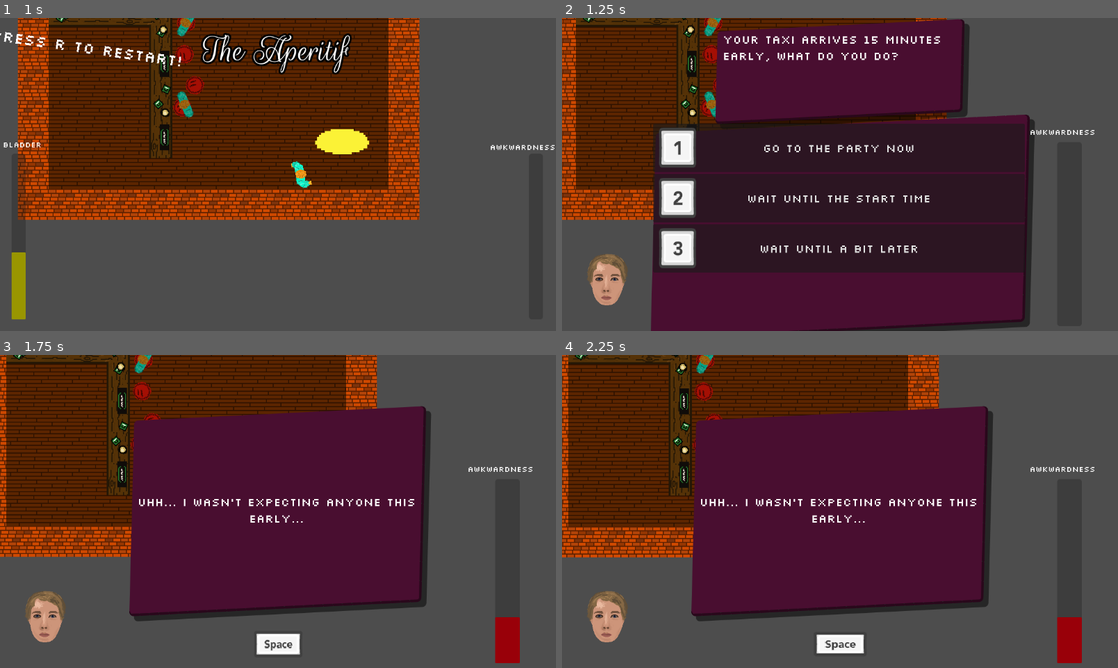
Above: before the commit, frames 1-4 (two rows, left to right).
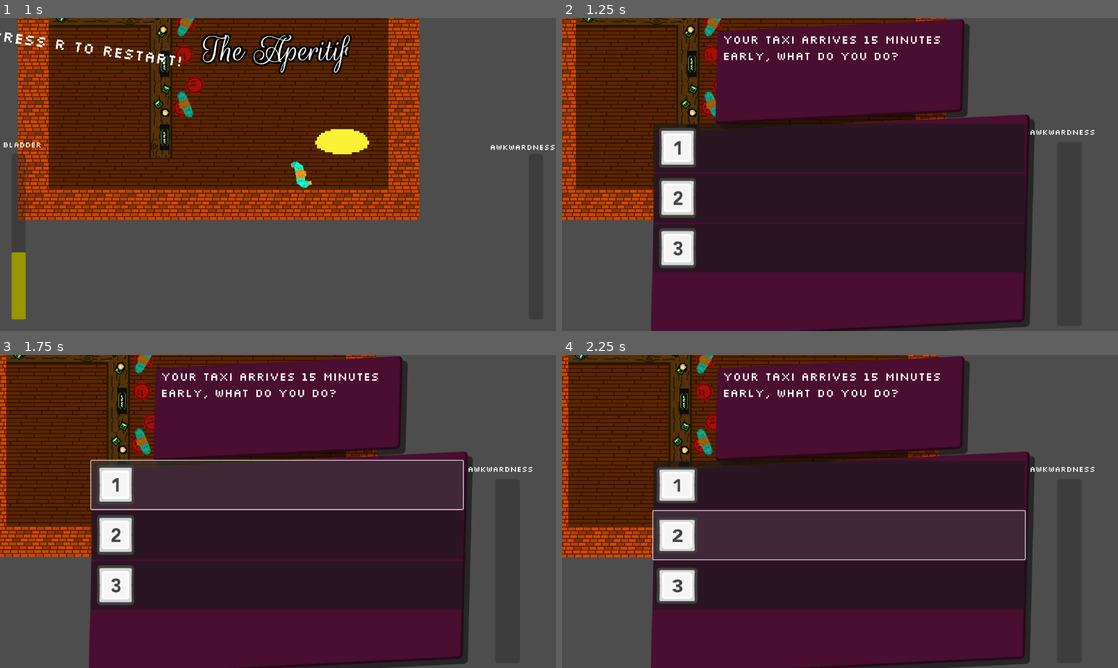
Above: after the commit, the same moments.

Repository: Jibby-Games/PizzaJam11
Game: Godot game, scene res://menu/intro.tscn
The game is run twice, just before and just after one commit, with the same random seed, the same clock (stepped at 60 frames per second) and the same inputs.
Inputs (mouse positions are in pixels of both pictures, inside the frame that each line leads up to):
- Up to frame 1 (1 s): tap Enter (ui_accept) at 0.5, 0.77 s; move the mouse to (400, 158) at 0.52 s; press the mouse at (400, 158) at 0.53 s; hold D (right) from 0.53 s (still down)
- Up to frame 2 (1.25 s): keep holding D (right)
- Up to frame 3 (1.75 s): release D (right) at 1.25 s; release the mouse at (400, 495) at 1.25 s; click (278, 486) at 1.25 s
- Up to frame 4 (2.25 s): click (840, 536) at 2.02 s

Frame 1 is identical in both runs. In frame 2, 1.6% of the frame differs, in the area x 4-67%, y 40-92%; in frame 3, 55%, in the area x 4-94%, y 0-100%; in frame 4, 55%.
Error before the commit: Attempt to call function 'set_sweat_level' in base 'null instance' on a null instance. (res://ui/dialogue_system.gd:82)
Error after the commit: Invalid access to property or key 'playertalk_1' on a base object of type 'Resource (AwkwardScenarioData)'. (res://ui/dialogue_system.gd:39)

Commit message:
Reworking QT dialogue

Diff:
--- a/awkward_scenarios/awkward_scenario_data.gd
+++ b/awkward_scenarios/awkward_scenario_data.gd
@@ -6,44 +6,50 @@
 @export var playertalk_scenario: bool
 ## Toggle if the NPC is talking during the scenario being presented
 @export var npctalk_scenario: bool
-## The animation to use for the NPC animation
+## The animation to use for the NPC animation during the scenario being presented
 ## One of:
 ##  - girl0
 ##  - girl0_grimace
 @export var npc_animation: String
+## The animation to use for the player animation during the scenario being presented
+@export var player_animation: String
 
 ### CHOICE 1
 ## Player choice 1
-@export var choice1: String
+@export var choice_1: String
 ## Response to player choice 1
-@export var response1: String
+@export var response_1: String
 ## Awkwardness for choice 1
-@export var awkardness1: int
+@export var awkardness_1: int
 ## Toggles player speaking animation for choice 1 response
-@export var playertalk1: bool
+@export var player_talk1: bool
+## Set the player animation for choice 1 response
+@export var player_animation_1: String
 ## Toggles NPC speaking animation for choice 1 response
-@export var npctalk1: bool
+@export var npc_talk_1: bool
+## Set the npc animation for choice 1 response
+@export var npc_animation_1: String
 
 ### CHOICE 2
 ## Player choice 2
-@export var choice2: String
+@export var choice_2: String
 ## Response to player choice 2
-@export var response2: String
+@export var response_2: String
 ## Awkwardness for choice 2
-@export var awkardness2: int
+@export var awkardness_2: int
 ## Toggles player speaking animation for choice 2 response
-@export var playertalk2: bool
+@export var player_talk_2: bool
 ## Toggles NPC speaking animation for choice 2 response
-@export var npctalk2: bool
+@export var npc_talk_2: bool
 
 ### CHOICE 3
 ## Player choice 3
-@export var choice3: String
+@export var choice_3: String
 ## Response to player choice 3
-@export var response3: String
+@export var response_3: String
 ## Awkwardness for choice 3
-@export var awkardness3: int
+@export var awkardness_3: int
 ## Toggles player speaking animation for choice 3 response
-@export var playertalk3: bool
+@export var playertalk_3: bool
 ## Toggles NPC speaking animation for choice 3 response
-@export var npctalk3: bool
+@export var npctalk_3: bool
--- a/levels/PartyGame/arrival.tscn
+++ b/levels/PartyGame/arrival.tscn
@@ -13,21 +13,24 @@
 playertalk_scenario = false
 npctalk_scenario = true
 npc_animation = "girl0_grimace"
-choice1 = "Uhh, oh yeah... here's the cash"
-response1 = "Thanks, but some advice for you: maybe next time pay up on your own yeah? You're a big boy, you should know this."
-awkardness1 = 25
-playertalk1 = true
-npctalk1 = false
-choice2 = "*Pretend you didnt hear him and start walking*"
-response2 = "Hey! Get back here! Fucking kids these days..."
-awkardness2 = 25
-playertalk2 = true
-npctalk2 = false
-choice3 = "*Short-change the driver*"
-response3 = "Thanks, man... Hey wait a minute, this isn't right, where's the rest?"
-awkardness3 = 25
-playertalk3 = true
-npctalk3 = false
+player_animation = "player_talking"
+choice_1 = ""
+response_1 = ""
+awkardness_1 = 0
+player_talk1 = false
+player_animation_1 = ""
+npc_talk_1 = false
+npc_animation_1 = ""
+choice_2 = ""
+response_2 = ""
+awkardness_2 = 0
+player_talk_2 = false
+npc_talk_2 = false
+choice_3 = ""
+response_3 = ""
+awkardness_3 = 0
+playertalk_3 = false
+npctalk_3 = false
 
 [sub_resource type="RectangleShape2D" id="RectangleShape2D_tp6sg"]
 size = Vector2(180, 19)
--- /dev/null
+++ b/sprites/head_animations.tres
@@ -0,0 +1,44 @@
+[gd_resource type="SpriteFrames" load_steps=7 format=3 uid="uid://dk1i0rs5tt3g7"]
+
+[ext_resource type="Texture2D" uid="uid://d1v0yb6tpdles" path="res://sprites/girl0_0.png" id="1_htv8d"]
+[ext_resource type="Texture2D" uid="uid://dgafsdfj20qff" path="res://sprites/girl0_1.png" id="2_b8321"]
+[ext_resource type="Texture2D" uid="uid://cyuycqyi7q1og" path="res://sprites/girl0_2.png" id="3_reyu8"]
+[ext_resource type="Texture2D" uid="uid://brkqjypq7j1aj" path="res://sprites/girl0_3.png" id="4_ecv8y"]
+[ext_resource type="Texture2D" uid="uid://dqbv3dur0rt3w" path="res://player/player_face_0.png" id="5_rx26x"]
+[ext_resource type="Texture2D" uid="uid://depkm0ktqcxby" path="res://player/player_face_1.png" id="6_ibs30"]
+
+[resource]
+animations = [{
+"frames": [{
+"duration": 1.0,
+"texture": ExtResource("1_htv8d")
+}, {
+"duration": 1.0,
+"texture": ExtResource("2_b8321")
+}],
+"loop": true,
+"name": &"girl0",
+"speed": 6.0
+}, {
+"frames": [{
+"duration": 1.0,
+"texture": ExtResource("3_reyu8")
+}, {
+"duration": 1.0,
+"texture": ExtResource("4_ecv8y")
+}],
+"loop": true,
+"name": &"girl0_grimace",
+"speed": 5.0
+}, {
+"frames": [{
+"duration": 1.0,
+"texture": ExtResource("5_rx26x")
+}, {
+"duration": 1.0,
+"texture": ExtResource("6_ibs30")
+}],
+"loop": true,
+"name": &"player_talking",
+"speed": 5.0
+}]
--- a/ui/awkward_event_system.tscn
+++ b/ui/awkward_event_system.tscn
@@ -1,16 +1,11 @@
-[gd_scene load_steps=23 format=3 uid="uid://c6me0dm3h5rxw"]
+[gd_scene load_steps=16 format=3 uid="uid://c6me0dm3h5rxw"]
 
 [ext_resource type="Script" path="res://ui/dialogue_system.gd" id="1_najch"]
 [ext_resource type="Texture2D" uid="uid://dp376hj3120b1" path="res://ui/input_icons/Keyboard & Mouse/Light/1_Key_Light.png" id="2_xkfl5"]
 [ext_resource type="Texture2D" uid="uid://ca64n3ixptu38" path="res://ui/input_icons/Keyboard & Mouse/Light/2_Key_Light.png" id="3_aiikn"]
 [ext_resource type="PackedScene" uid="uid://djhxxe3l7jouo" path="res://ui/input_prompt.tscn" id="3_m2sxk"]
 [ext_resource type="Texture2D" uid="uid://c28st88ofekt7" path="res://ui/input_icons/Keyboard & Mouse/Light/3_Key_Light.png" id="4_3i4ei"]
-[ext_resource type="Texture2D" uid="uid://dqbv3dur0rt3w" path="res://player/player_face_0.png" id="6_6ucun"]
-[ext_resource type="Texture2D" uid="uid://depkm0ktqcxby" path="res://player/player_face_1.png" id="7_i31uv"]
-[ext_resource type="Texture2D" uid="uid://d1v0yb6tpdles" path="res://sprites/girl0_0.png" id="8_de16h"]
-[ext_resource type="Texture2D" uid="uid://dgafsdfj20qff" path="res://sprites/girl0_1.png" id="9_43kb8"]
-[ext_resource type="Texture2D" uid="uid://cyuycqyi7q1og" path="res://sprites/girl0_2.png" id="10_hbu36"]
-[ext_resource type="Texture2D" uid="uid://brkqjypq7j1aj" path="res://sprites/girl0_3.png" id="11_uvtfm"]
+[ext_resource type="PackedScene" uid="uid://cxjf6gxc1r7ay" path="res://ui/person_portait.tscn" id="6_eyki4"]
 
 [sub_resource type="InputEventKey" id="InputEventKey_xwlfb"]
 device = -1
@@ -48,56 +43,6 @@
 corner_radius_top_right = 2
 corner_radius_bottom_right = 2
 corner_radius_bottom_left = 2
-
-[sub_resource type="SpriteFrames" id="SpriteFrames_s25sw"]
-animations = [{
-"frames": [{
-"duration": 1.0,
-"texture": ExtResource("6_6ucun")
-}, {
-"duration": 1.0,
-"texture": ExtResource("7_i31uv")
-}],
-"loop": true,
-"name": &"talking",
-"speed": 4.0
-}]
-
-[sub_resource type="SpriteFrames" id="SpriteFrames_xam4r"]
-animations = [{
-"frames": [{
-"duration": 1.0,
-"texture": ExtResource("8_de16h")
-}, {
-"duration": 1.0,
-"texture": ExtResource("9_43kb8")
-}],
-"loop": true,
-"name": &"girl0",
-"speed": 6.0
-}, {
-"frames": [{
-"duration": 1.0,
-"texture": ExtResource("10_hbu36")
-}, {
-"duration": 1.0,
-"texture": ExtResource("11_uvtfm")
-}],
-"loop": true,
-"name": &"girl0_grimace",
-"speed": 5.0
-}, {
-"frames": [{
-"duration": 1.0,
-"texture": ExtResource("6_6ucun")
-}, {
-"duration": 1.0,
-"texture": ExtResource("7_i31uv")
-}],
-"loop": true,
-"name": &"player",
-"speed": 5.0
-}]
 
 [node name="AwkwardEventSystem" type="Control"]
 layout_mode = 3
@@ -296,18 +241,19 @@
 offset_top = -100.0
 offset_bottom = 0.0
 
-[node name="PlayerHead" type="AnimatedSprite2D" parent="."]
-position = Vector2(96, 548)
-sprite_frames = SubResource("SpriteFrames_s25sw")
-animation = &"talking"
-frame_progress = 0.14114
-
-[node name="NPCHead" type="AnimatedSprite2D" parent="."]
-position = Vector2(1056, 96)
-scale = Vector2(1.25, 1.25)
-sprite_frames = SubResource("SpriteFrames_xam4r")
-animation = &"girl0"
-frame_progress = 0.182694
+[node name="PlayerPortrait" parent="." instance=ExtResource("6_eyki4")]
+layout_mode = 0
+offset_left = 32.0
+offset_top = 488.0
+offset_right = 160.0
+offset_bottom = 616.0
+
+[node name="NPCPortrait" parent="." instance=ExtResource("6_eyki4")]
+layout_mode = 0
+offset_left = 992.0
+offset_top = 28.0
+offset_right = 1120.0
+offset_bottom = 156.0
 
 [connection signal="pressed" from="ChoiceScreen/DialogueChoices/VBoxContainer/ChoiceButton1" to="." method="_on_choice_button_1_pressed"]
 [connection signal="pressed" from="ChoiceScreen/DialogueChoices/VBoxContainer/ChoiceButton2" to="." method="_on_choice_button_2_pressed"]
--- a/ui/dialogue_system.gd
+++ b/ui/dialogue_system.gd
@@ -11,22 +11,23 @@
 	self.show()
 	current_event = event_data
 	%StoryText.text = current_event.event_text
-	%ChoiceButton1.text = current_event.choice1
-	%ChoiceButton2.text = current_event.choice2
-	%ChoiceButton3.text = current_event.choice3
+	%ChoiceButton1.text = current_event.choice_1
+	%ChoiceButton2.text = current_event.choice_2
+	%ChoiceButton3.text = current_event.choice_3
 	$ChoiceScreen.show()
 	$ResponseScreen.hide()
 
+	$PlayerPortrait/Head.animation = current_event.player_animation
 	if current_event.playertalk_scenario:
-		$PlayerHead.play()
+		$PlayerPortrait/Head.play()
 	else:
-		$PlayerHead.stop()
+		$PlayerPortrait/Head.stop()
 
-	$NPCHead.animation = current_event.npc_animation
+	$NPCPortrait/Head.animation = current_event.npc_animation
 	if current_event.npctalk_scenario:
-		$NPCHead.play()
+		$NPCPortrait/Head.play()
 	else:
-		$NPCHead.stop()
+		$NPCPortrait/Head.stop()
 
 func _input(event: InputEvent) -> void:
 	if wait_for_accept and event.is_action_pressed("ui_accept"):
@@ -35,16 +36,16 @@
 		wait_for_accept = false
 
 func _on_choice_button_1_pressed() -> void:
-	show_response(current_event.response1, current_event.playertalk1, current_event.npctalk1)
-	add_awkwardness(current_event.awkardness1)
+	show_response(current_event.response_1, current_event.playertalk_1, current_event.npctalk_1)
+	add_awkwardness(current_event.awkardness_1)
 
 func _on_choice_button_2_pressed() -> void:
-	show_response(current_event.response2, current_event.playertalk2, current_event.npctalk2)
-	add_awkwardness(current_event.awkardness2)
+	show_response(current_event.response_2, current_event.playertalk_2, current_event.npctalk_2)
+	add_awkwardness(current_event.awkardness_2)
 
 func _on_choice_button_3_pressed() -> void:
-	show_response(current_event.response3, current_event.playertalk3, current_event.npctalk3)
-	add_awkwardness(current_event.awkardness3)
+	show_response(current_event.response_3, current_event.playertalk_3, current_event.npctalk_3)
+	add_awkwardness(current_event.awkardness_3)
 
 func show_response(
 	value: String,
@@ -58,20 +59,20 @@
 	$ResponseScreen.show()
 
 	if player_animation != "":
-		$PlayerHead.animation = player_animation
+		$PlayerPortrait/Head.animation = player_animation
 
 	if npc_animation != "":
-		$NPCHead.animation = npc_animation
+		$NPCPortrait/Head.animation = npc_animation
 
 	if player_talks:
-		$PlayerHead.play()
+		$PlayerPortrait/Head.play()
 	else:
-		$PlayerHead.stop()
+		$PlayerPortrait/Head.stop()
 
 	if npc_talks:
-		$NPCHead.play()
+		$NPCPortrait/Head.play()
 	else:
-		$NPCHead.stop()
+		$NPCPortrait/Head.stop()
 
 	wait_for_accept = true
 
--- a/ui/person_portait.tscn
+++ b/ui/person_portait.tscn
@@ -1,61 +1,13 @@
-[gd_scene load_steps=4 format=3 uid="uid://cxjf6gxc1r7ay"]
+[gd_scene load_steps=2 format=3 uid="uid://cxjf6gxc1r7ay"]
 
-[ext_resource type="Texture2D" uid="uid://dqbv3dur0rt3w" path="res://player/player_face_0.png" id="1_g8rx2"]
-[ext_resource type="Texture2D" uid="uid://depkm0ktqcxby" path="res://player/player_face_1.png" id="2_gbmm3"]
-
-[sub_resource type="SpriteFrames" id="SpriteFrames_l026j"]
-animations = [{
-"frames": [{
-"duration": 1.0,
-"texture": ExtResource("1_g8rx2")
-}, {
-"duration": 1.0,
-"texture": ExtResource("2_gbmm3")
-}],
-"loop": true,
-"name": &"default",
-"speed": 5.0
-}]
-
-[sub_resource type="Curve" id="Curve_w8lqy"]
-_data = [Vector2(0, 1), 0.0, 0.0, 0, 0, Vector2(1, 0), 0.0, 0.0, 0, 0]
-point_count = 2
-
-[sub_resource type="CurveTexture" id="CurveTexture_xxrvy"]
-curve = SubResource("Curve_w8lqy")
-
-[sub_resource type="Curve" id="Curve_x4wme"]
-_data = [Vector2(0, 0), 0.0, 0.0, 0, 0, Vector2(0.5, 1), 0.0, 0.0, 0, 0, Vector2(1, 0), 0.0, 0.0, 0, 0]
-point_count = 3
-
-[sub_resource type="CurveTexture" id="CurveTexture_yqbc7"]
-curve = SubResource("Curve_x4wme")
-
-[sub_resource type="ParticleProcessMaterial" id="ParticleProcessMaterial_ntlod"]
-lifetime_randomness = 0.5
-particle_flag_rotate_y = true
-particle_flag_disable_z = true
-emission_shape_scale = Vector3(2, 1, 1)
-emission_shape = 1
-emission_sphere_radius = 32.0
-angle_min = -720.0
-angle_max = 720.0
-direction = Vector3(0, 1, 0)
-spread = 0.0
-initial_velocity_min = 10.0
-initial_velocity_max = 20.0
-radial_velocity_min = 50.0
-radial_velocity_max = 100.0
-radial_velocity_curve = SubResource("CurveTexture_xxrvy")
-gravity = Vector3(0, 98, 0)
-scale_max = 3.0
-scale_curve = SubResource("CurveTexture_yqbc7")
+[ext_resource type="SpriteFrames" uid="uid://dk1i0rs5tt3g7" path="res://sprites/head_animations.tres" id="1_x54nv"]
 
 [node name="PersonPortait" type="TextureRect"]
 offset_right = 128.0
 offset_bottom = 128.0
 pivot_offset = Vector2(64, 64)
 
-[node name="AnimatedSprite2D" type="AnimatedSprite2D" parent="."]
+[node name="Head" type="AnimatedSprite2D" parent="."]
 position = Vector2(64, 64)
-sprite_frames = SubResource("SpriteFrames_l026j")
+sprite_frames = ExtResource("1_x54nv")
+animation = &"girl0"
